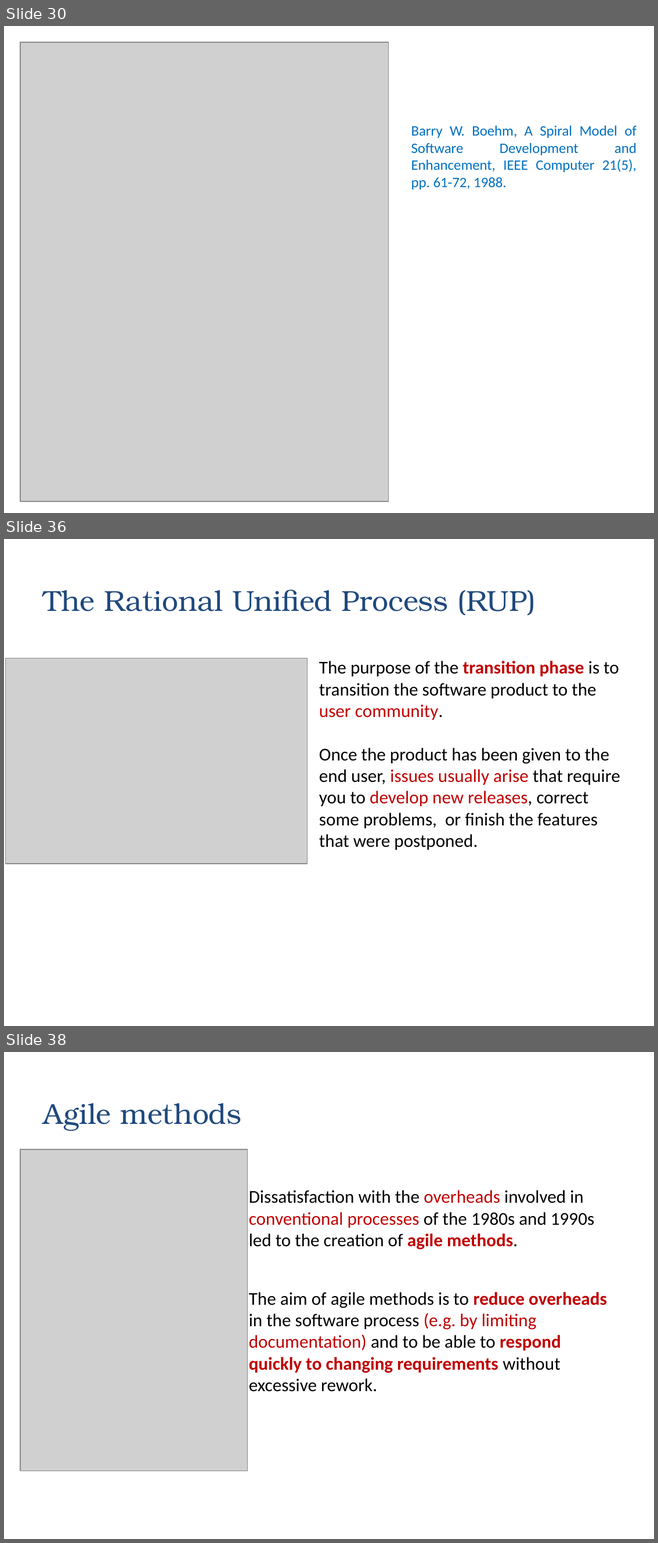
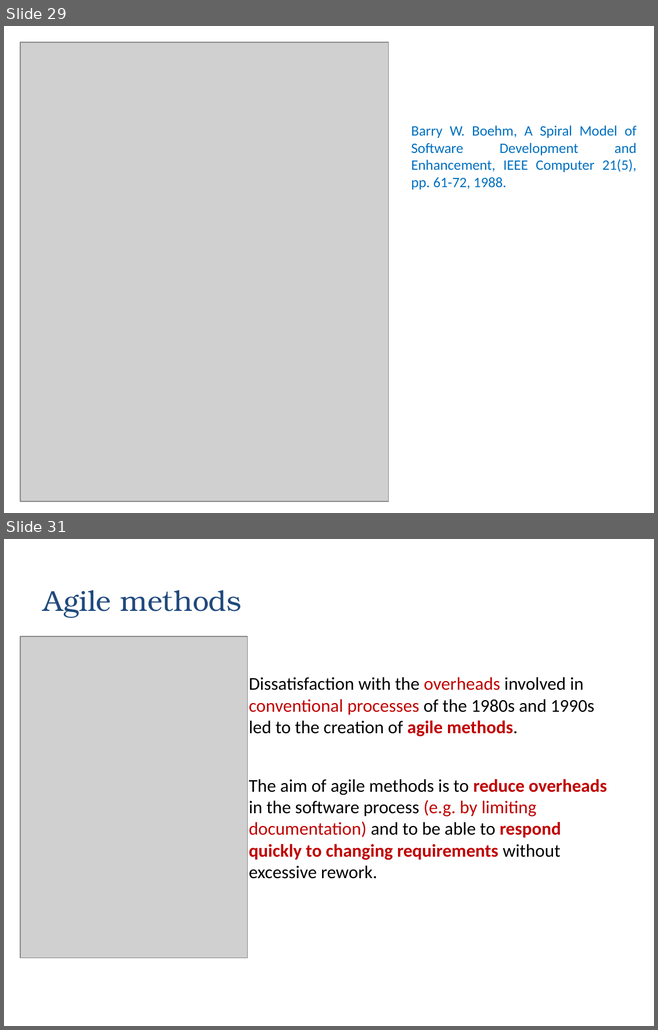
Before and after one commit to zarras/myy803-slides, a slide deck: 2-SoftEng-DevelopmentProcess.ppt. Shown one above the other, each under a label of ours: slides 30, 36 and 38 before the commit, slides 29 and 31 after it; the slides between them are not shown. The pictures are 658x1543 and 658x1030 pixels, drawn with LibreOffice and Linux fonts; fonts in the diff are those of the drawing; grey boxes stand for pictures. Boxes give left, top, right and bottom in pixels: in the first picture for what was removed or moved away, otherwise in the second. Text is boxed around its words. In the diff, an @@ line names an element or a change of style, - is before the commit and + after.

Commit message:
Slides on software development process revised, removed RUP

```diff
--- a/2-SoftEng-DevelopmentProcess.ppt
+++ b/2-SoftEng-DevelopmentProcess.ppt
@@ slide 36 removed at [4, 539, 654, 1026], background #FFFFFF @@
@@ title removed at [43, 589, 536, 616] @@
-The Rational Unified Process (RUP)
@@ picture removed at [5, 658, 307, 864] @@
@@ text removed at [319, 661, 620, 850] @@
-The purpose of the transition phase is to transition the software product to the user community.
-Once the product has been given to the end user, issues usually arise that require you to develop new releases, correct some problems, or finish the features that were postponed.
@@ what was slide 30 is now slide 29 @@
@@ what was slide 38 is now slide 31 @@
```
Also in this commit, not shown: 6 slides changed, 1 slide added, 7 other slides removed, 3 other files.
